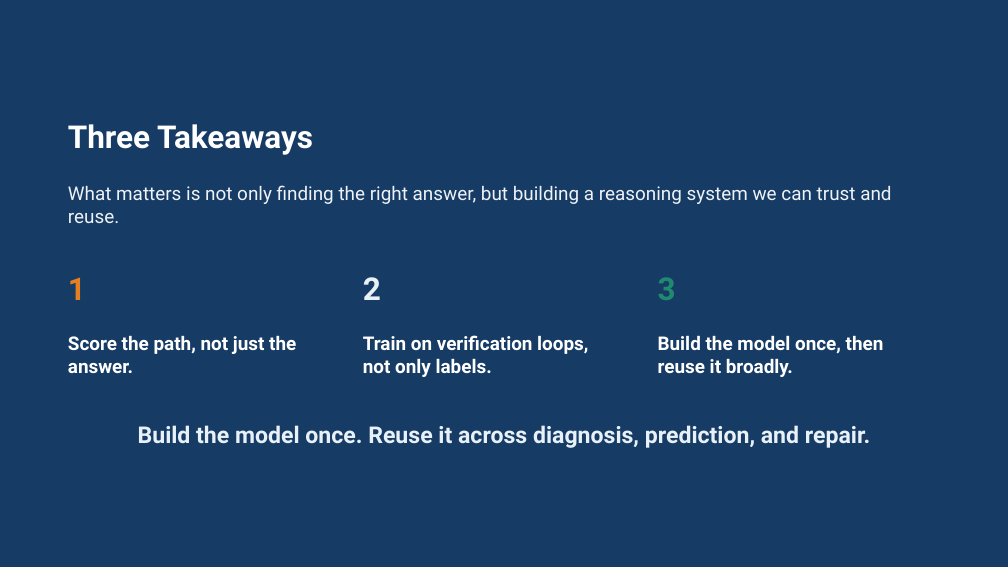
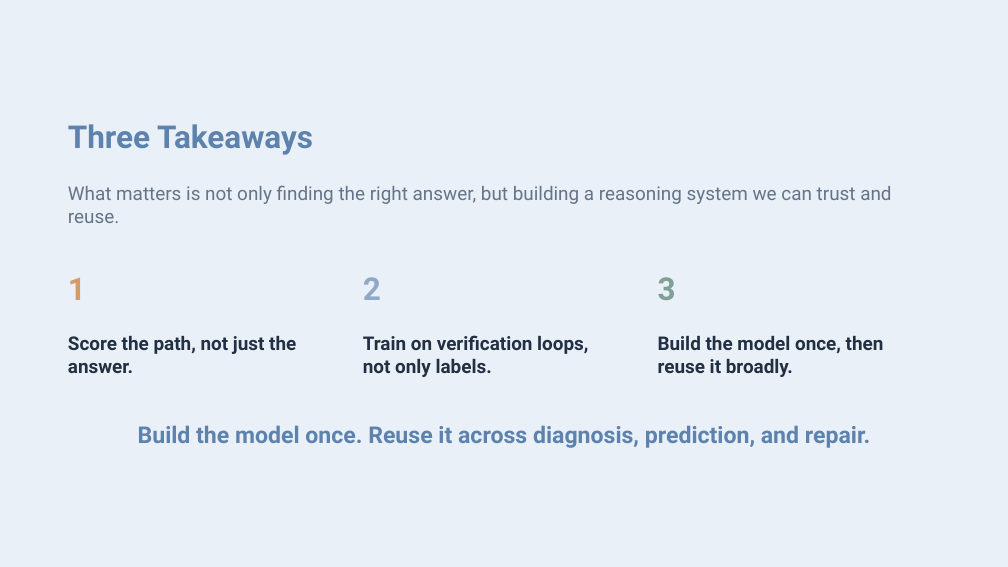
Before and after one commit to Lincyaw/paperops, a slide deck: slide 20 of examples/self-intro/diagnostic_world_model.pptx. Drawn at 1008x567 pixels with LibreOffice and Linux fonts; fonts in the diff are those of the drawing. Boxes give left, top, right and bottom in pixels: in the first picture for what was removed or moved away, otherwise in the second. Text is boxed around its words. In the diff, an @@ line names an element or a change of style, - is before the commit and + after.

```diff
--- a/examples/self-intro/diagnostic_world_model.pptx
+++ b/examples/self-intro/diagnostic_world_model.pptx
@@ background #163B65 to #EAF0F7 @@
@@ text "Three Takeaways" at [68,124,313,155]: text colour #FFFFFF to #5C82AD @@
@@ text "What matters is not only ..." at [68,185,891,223]: text colour #EEF2F7 to #647489 @@
@@ text "1" at [68,277,86,300]: text colour #E67E22 to #D69A68 @@
@@ text "2" at [363,277,381,300]: text colour #E8F1F8 to #8FAAC8 @@
@@ text "3" at [658,277,676,300]: text colour #1F8A70 to #7FA195 @@
@@ text colour #FFFFFF to #223043 in 3 elements at [68,336,296,373], [363,335,588,377], [658,336,884,377] @@
@@ text "Build the model once. Reuse ..." at [138,425,870,448]: text colour #E8F1F8 to #5C82AD @@
```
Also in this commit, not shown: 19 other slides changed, 42 other files.
